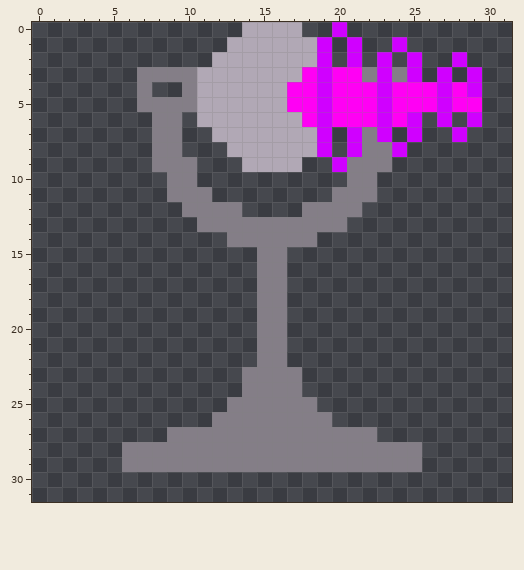
File history of a pixel-art sprite, assets/sprites/mining_laser_full.png. The first picture shows the starting point.
The file is 32x32 pixels. Colours within 5 levels of each other are drawn and written as one.
Once edited:
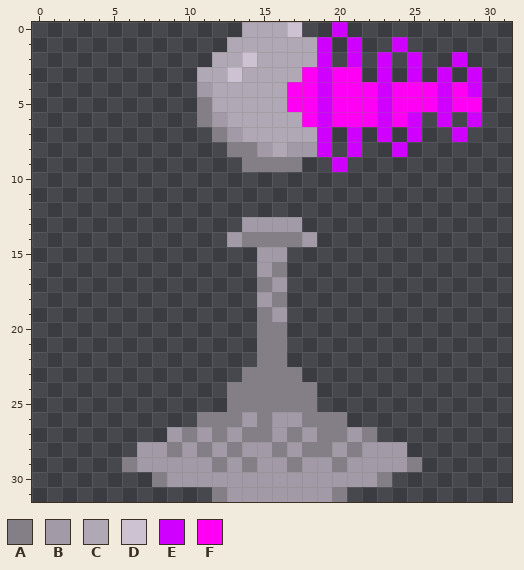
Palette (. is transparent): A #847e87  B #a29aa6  C #b1a8b5  D #cdc2d1  E #d000ff  F #ff00f4
The edit:
{"y":0,"x":17,"old":"C","new":"D"}
{"y":2,"x":14,"old":"C","new":"D"}
{"y":3,"x":7,"old":"AAAA","new":"...."}
{"y":3,"x":13,"old":"C","new":"D"}
{"y":3,"x":22,"old":"A","new":"."}
{"y":3,"x":24,"old":"A","new":"."}
{"y":4,"x":7,"old":"A","new":"."}
{"y":4,"x":10,"old":"AC","new":".B"}
{"y":5,"x":7,"old":"AAAAC","new":"....A"}
{"y":6,"x":8,"old":"AA","new":".."}
{"y":6,"x":11,"old":"CC","new":"AB"}
{"y":7,"x":8,"old":"AA","new":".."}
{"y":7,"x":12,"old":"CC","new":"AB"}
{"y":7,"x":22,"old":"A","new":"."}
{"y":8,"x":8,"old":"AA","new":".."}
{"y":8,"x":13,"old":"CCC","new":"AAB"}
{"y":8,"x":17,"old":"CC","new":"BB"}
{"y":8,"x":22,"old":"AA","new":".."}
{"y":9,"x":8,"old":"AAA","new":"..."}
{"y":9,"x":14,"old":"CCCC","new":"AAAA"}
{"y":9,"x":21,"old":"AAA","new":"..."}
{"y":10,"x":9,"old":"AA","new":".."}
{"y":10,"x":21,"old":"AA","new":".."}
{"y":11,"x":9,"old":"AAA","new":"..."}
{"y":11,"x":20,"old":"AAA","new":"..."}
{"y":12,"x":10,"old":"AAAA","new":"...."}
{"y":12,"x":18,"old":"AAAA","new":"...."}
{"y":13,"x":11,"old":"AAAAAAAAAA","new":"...BBBB..."}
{"y":14,"x":13,"old":"A","new":"B"}
{"y":14,"x":18,"old":"A","new":"B"}
{"y":15,"x":15,"old":"AA","new":"BB"}
{"y":16,"x":15,"old":"A","new":"B"}
{"y":17,"x":16,"old":"A","new":"B"}
{"y":18,"x":15,"old":"A","new":"B"}
{"y":19,"x":16,"old":"A","new":"B"}
{"y":24,"x":13,"old":".","new":"A"}
{"y":24,"x":18,"old":".","new":"A"}
{"y":26,"x":11,"old":".","new":"A"}
{"y":26,"x":14,"old":"A","new":"B"}
{"y":26,"x":16,"old":"AA","new":"BB"}
{"y":26,"x":20,"old":".","new":"A"}
{"y":27,"x":9,"old":"A","new":"B"}
{"y":27,"x":11,"old":"A","new":"B"}
{"y":27,"x":13,"old":"A","new":"B"}
{"y":27,"x":16,"old":"A","new":"B"}
{"y":27,"x":18,"old":"A","new":"B"}
{"y":27,"x":21,"old":"A","new":"B"}
{"y":28,"x":6,"old":"AAA","new":".BB"}
{"y":28,"x":10,"old":"A","new":"B"}
{"y":28,"x":12,"old":"A","new":"B"}
{"y":28,"x":14,"old":"AA","new":"BB"}
{"y":28,"x":17,"old":"A","new":"B"}
{"y":28,"x":20,"old":"A","new":"B"}
{"y":28,"x":22,"old":"AAAA","new":"BBB."}
{"y":29,"x":7,"old":"AAAAA","new":"BBBBB"}
{"y":29,"x":13,"old":"A","new":"B"}
{"y":29,"x":15,"old":"AA","new":"BB"}
{"y":29,"x":18,"old":"AA","new":"BB"}
{"y":29,"x":21,"old":"AAAA","new":"BBBB"}
{"y":30,"x":8,"old":"................","new":"ABBBBBBBBBBBBBBA"}
{"y":31,"x":12,"old":".........","new":"ABBBBBBBA"}
{"label":"changed","picture_box":[137,22,407,322]}
{"label":"changed","picture_box":[122,382,422,502]}
